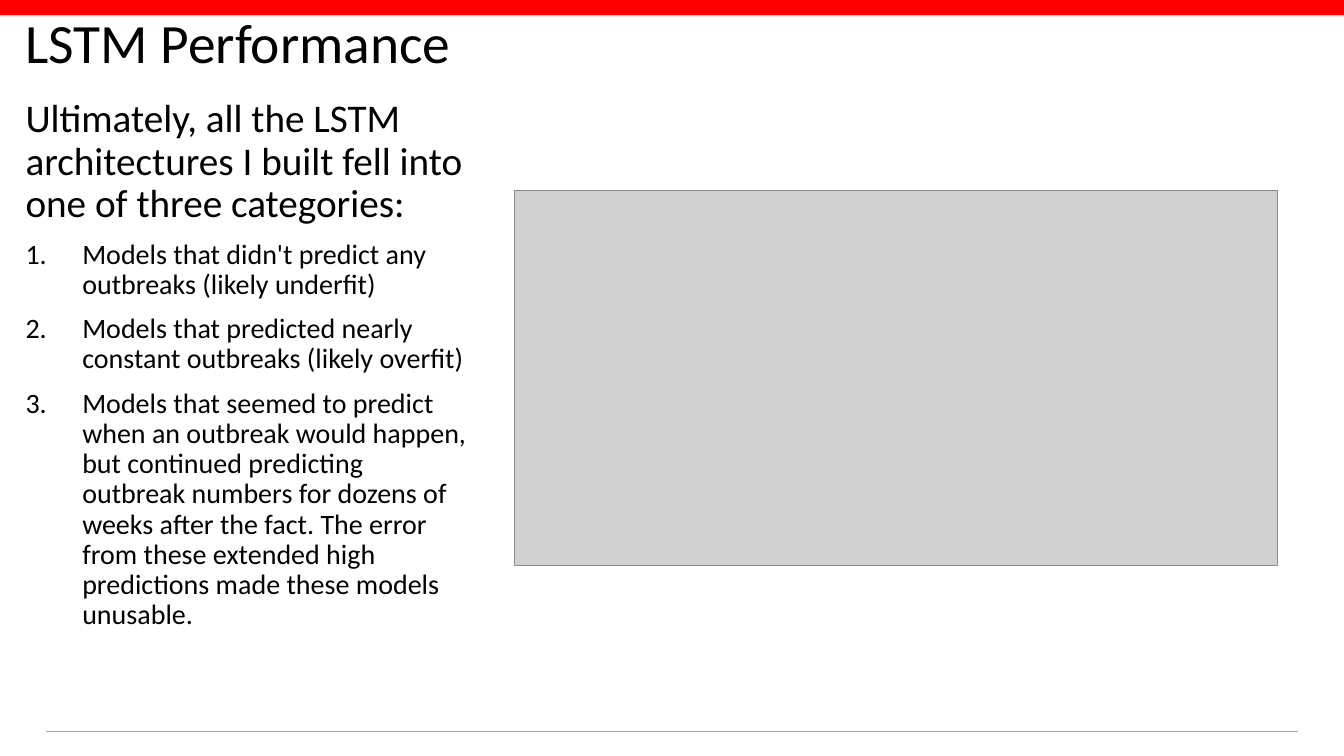
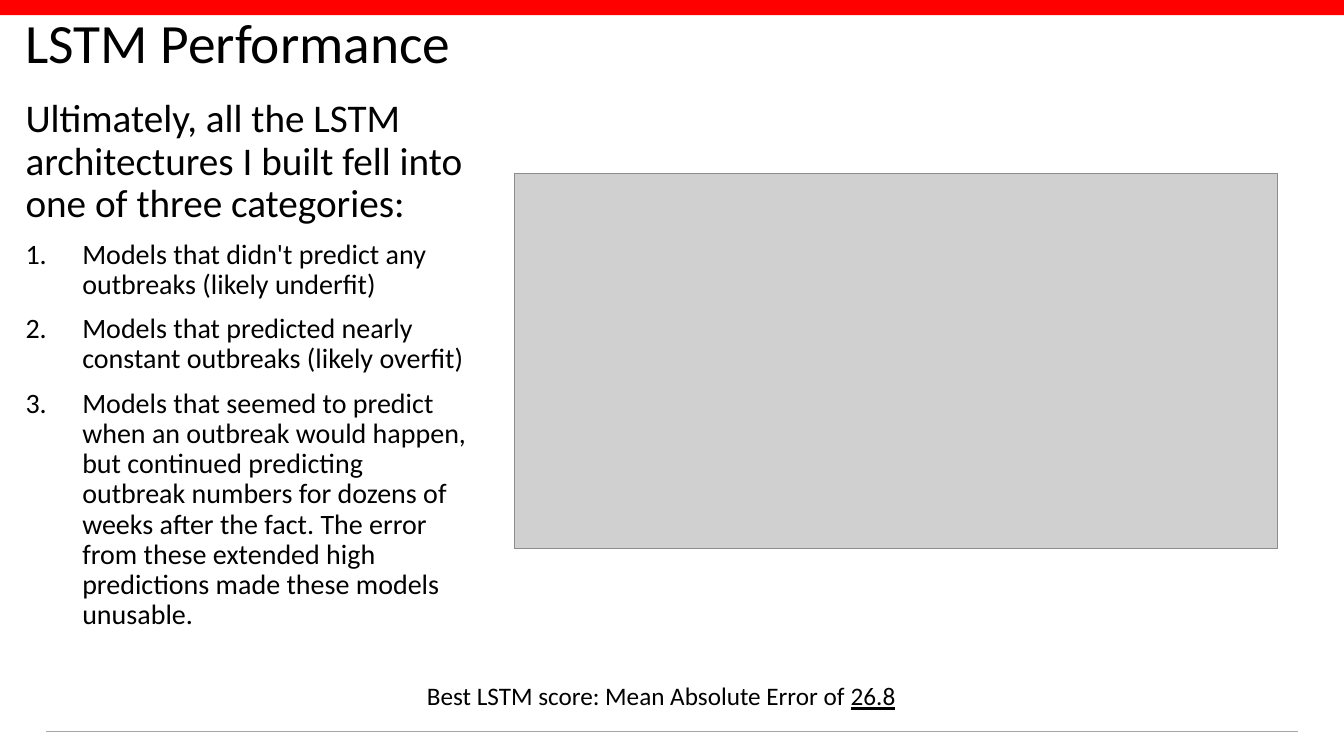
Before and after one commit to conditg/deng-ai, a slide deck: slide 15 of DengAI.pptx (slide 14 before the commit). Drawn at 1344x756 pixels with LibreOffice and Linux fonts; fonts in the diff are those of the drawing; grey boxes stand for pictures; background and template pictures are left out. Boxes give left, top, right and bottom in pixels: in the first picture for what was removed or moved away, otherwise in the second. Text is boxed around its words. In the diff, an @@ line names an element or a change of style, - is before the commit and + after.

```diff
--- a/DengAI.pptx
+++ b/DengAI.pptx
@@ picture moved from (x1=514, y1=191, x2=1278, y2=566) to (x1=514, y1=173, x2=1278, y2=548) @@
@@ text added at (x1=427, y1=687, x2=896, y2=710), 18 pt, text #000000 @@
+Best LSTM score: Mean Absolute Error of 26.8
```
Also in this commit, not shown: 7 other slides changed, 1 slide added, 1 other file.
